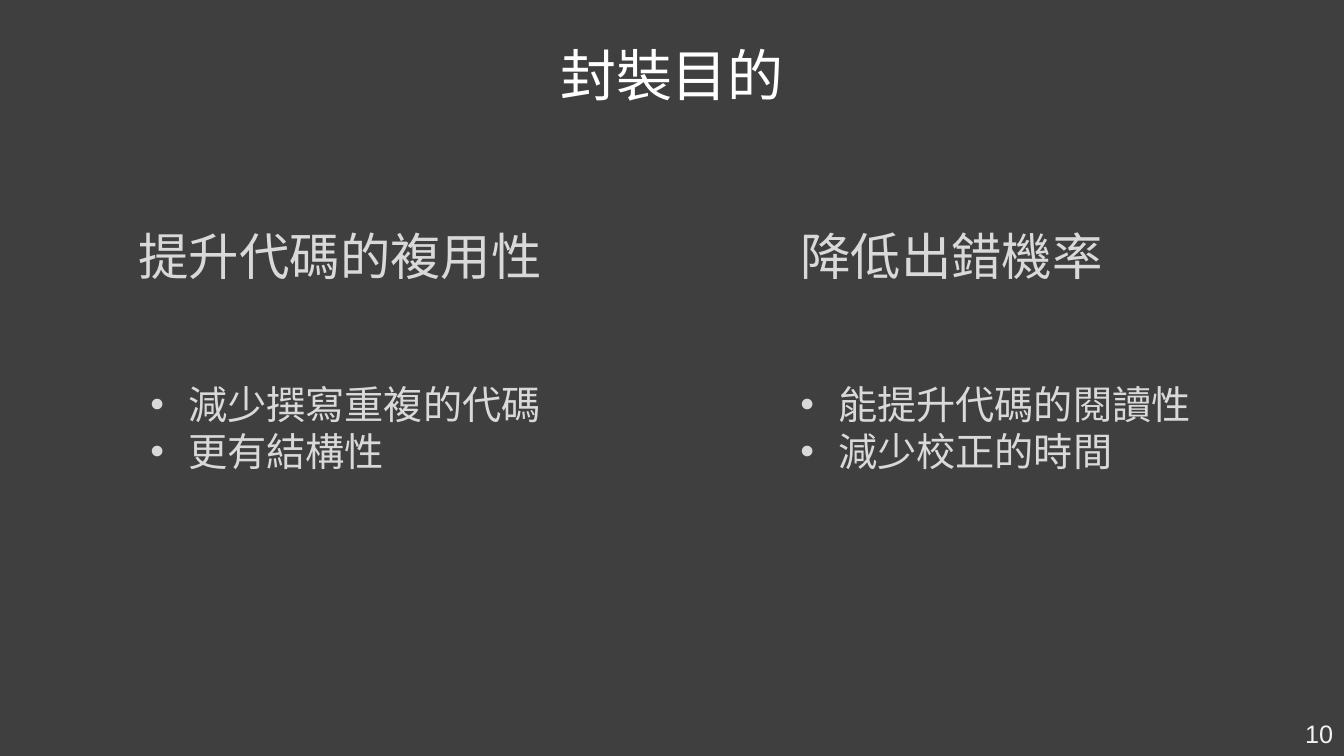
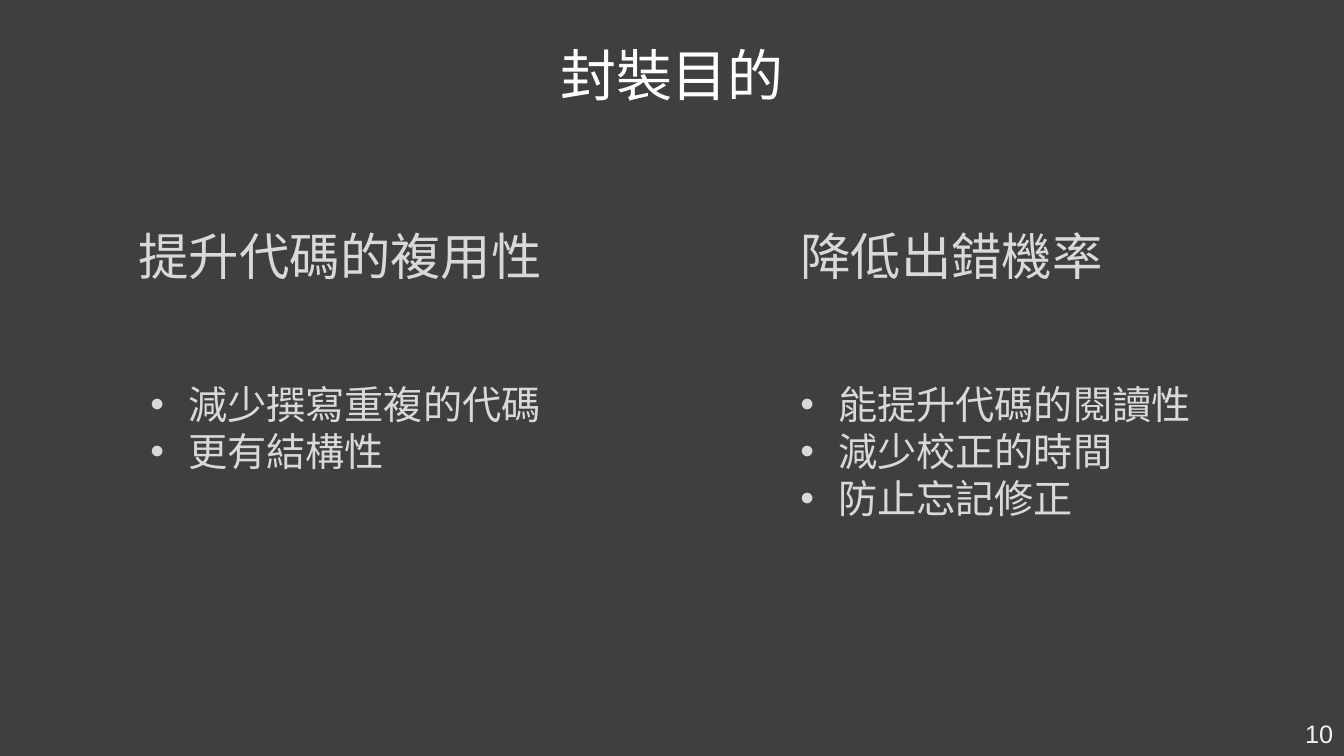
Before and after one commit to Kader-coder/React-Hooks, a slide deck: slide 10 of PPT/React Hooks &.pptx. Drawn at 1344x756 pixels with LibreOffice and Linux fonts; fonts in the diff are those of the drawing. Boxes give left, top, right and bottom in pixels: in the first picture for what was removed or moved away, otherwise in the second. Text is boxed around its words. In the diff, an @@ line names an element or a change of style, - is before the commit and + after.

```diff
--- a/PPT/React Hooks &.pptx
+++ b/PPT/React Hooks &.pptx
@@ text at [838, 480, 1073, 516]: paragraph added @@
+• 防止忘記修正
```
Also in this commit, not shown: 12 other slides changed, 8 slides added.
